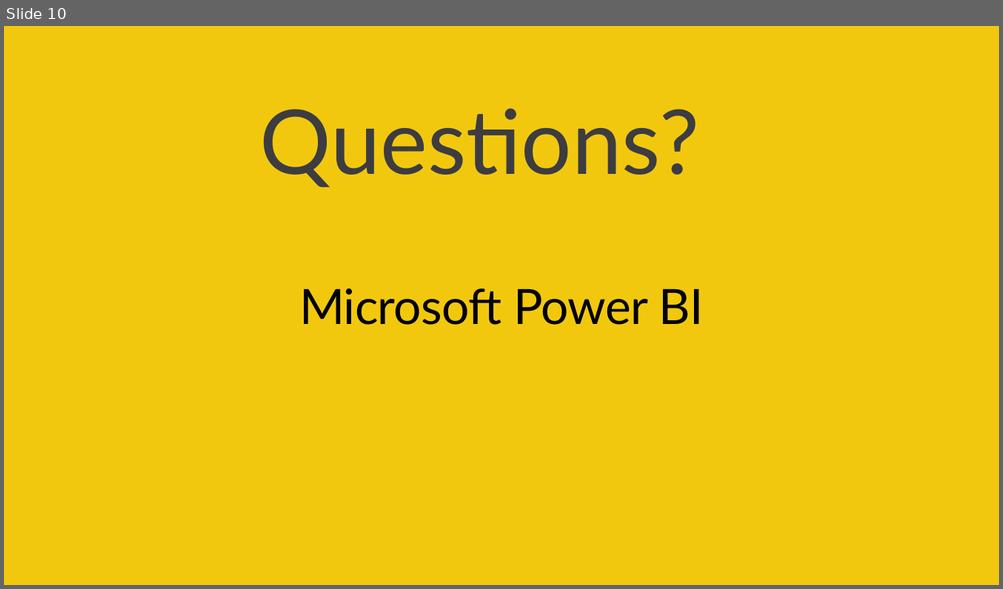
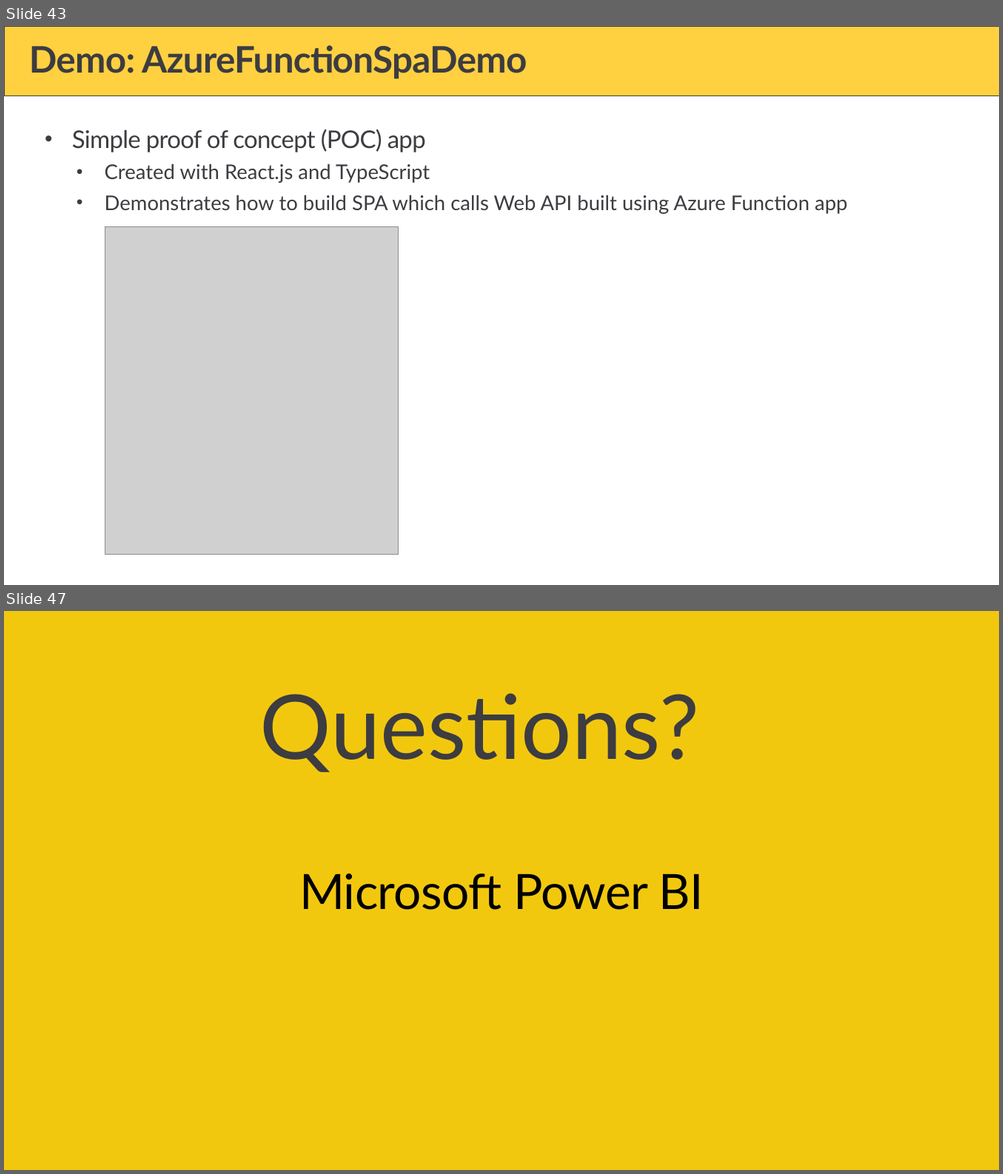
Before and after one commit to PowerBiDevCamp/Camp-Sessions, a slide deck: Session 23 - Developing for Power BI using Azure Functions.pptx. Shown one above the other, each under a label of ours: slide 10 before the commit, slides 43 and 47 after it; the slides between them are not shown. The pictures are 1003x589 and 1003x1174 pixels, drawn with LibreOffice and Linux fonts; fonts in the diff are those of the drawing; grey boxes stand for pictures; background and template pictures are left out. Boxes give left, top, right and bottom in pixels: in the first picture for what was removed or moved away, otherwise in the second. Text is boxed around its words. In the diff, an @@ line names an element or a change of style, - is before the commit and + after.

```diff
--- a/Session 23 - Developing for Power BI using Azure Functions.pptx
+++ b/Session 23 - Developing for Power BI using Azure Functions.pptx
@@ slide 43 added at (4,26,999,585), background #FFFFFF @@
@@ rectangle added at (4,26,999,96), fill #FFD040, outline #3C3C41 0.5 pt @@
@@ title added at (29,45,526,79), 36 pt, text #3C3C41, bold @@
+Demo: AzureFunctionSpaDemo
@@ text added at (72,129,847,214), 20 pt, text #3C3C41 @@
+• Simple proof of concept (POC) app
+  • Created with React.js and TypeScript
+  • Demonstrates how to build SPA which calls Web API built using Azure Function app
@@ picture added at (105,227,398,554) @@
@@ what was slide 10 is now slide 47 @@
```
Also in this commit, not shown: 3 slides changed, 40 other slides added, 4 slides removed, 2 other files.
